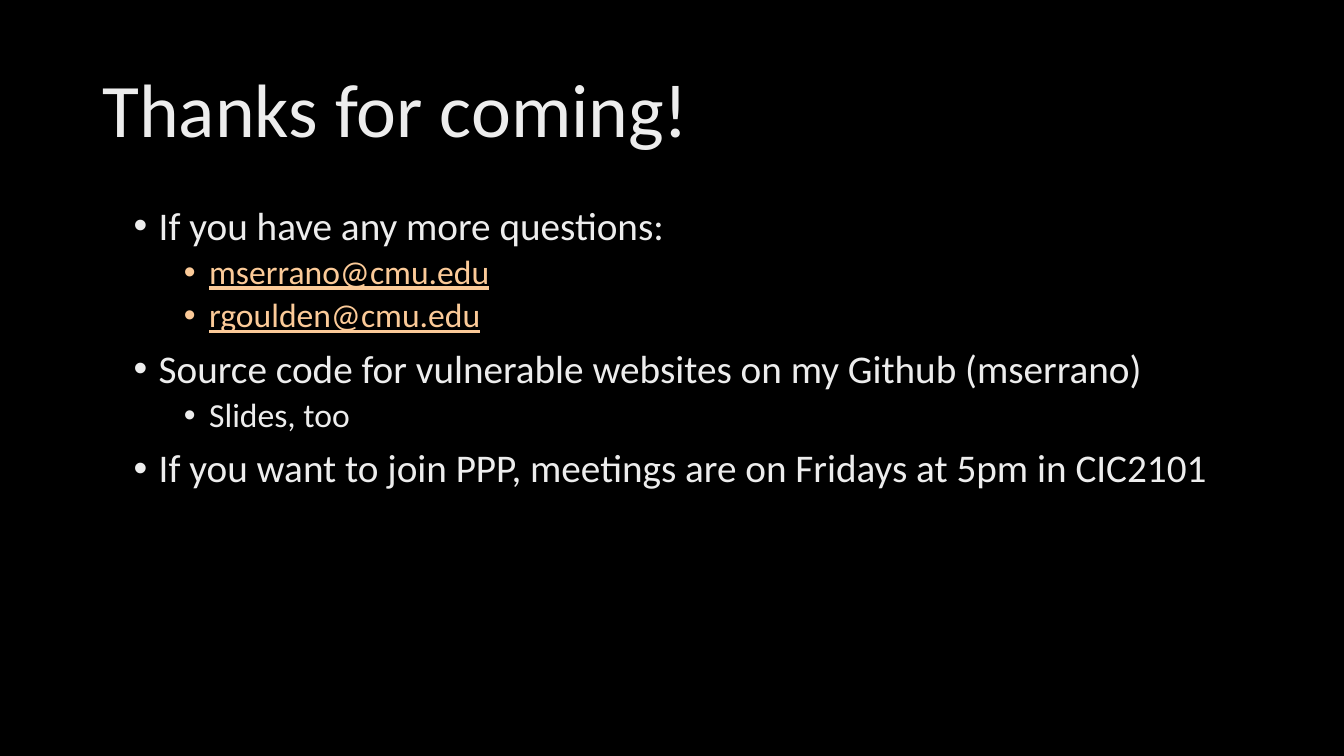
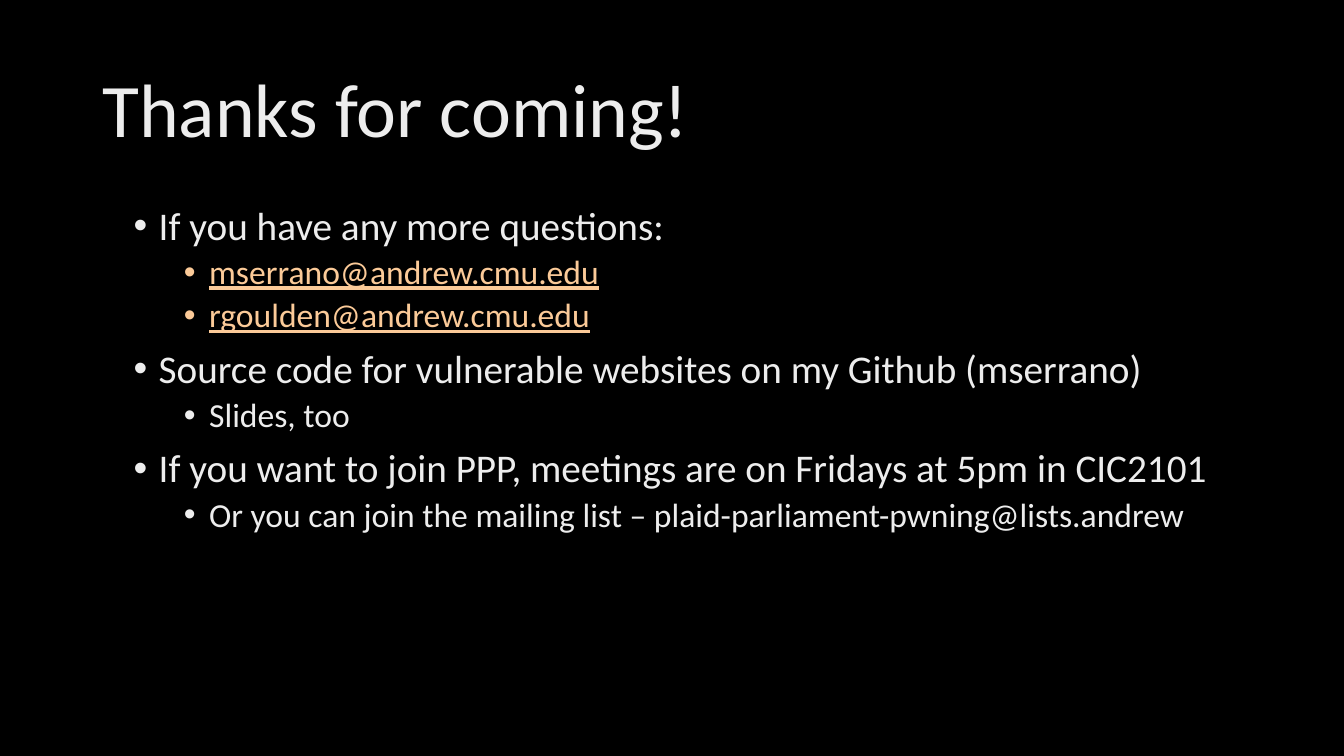
Before and after one commit to mserrano/talks, a slide deck: slide 40 of crashcourse-websec/slides.pptx (slide 39 before the commit). Drawn at 1344x756 pixels with LibreOffice and Linux fonts; fonts in the diff are those of the drawing; background and template pictures are left out. Boxes give left, top, right and bottom in pixels: in the first picture for what was removed or moved away, otherwise in the second. Text is boxed around its words. In the diff, an @@ line names an element or a change of style, - is before the commit and + after.

```diff
--- a/crashcourse-websec/slides.pptx
+++ b/crashcourse-websec/slides.pptx
@@ text at bbox=[209, 260, 599, 333]: text changed @@
-  • mserrano@cmu.edu
-  • rgoulden@cmu.edu
+  • mserrano@andrew.cmu.edu
+  • rgoulden@andrew.cmu.edu
@@ text at bbox=[209, 503, 1184, 533]: paragraph added @@
+  • Or you can join the mailing list – plaid-parliament-pwning@lists.andrew
```
Also in this commit, not shown: 11 other slides changed, 2 slides added, 1 slide removed.
